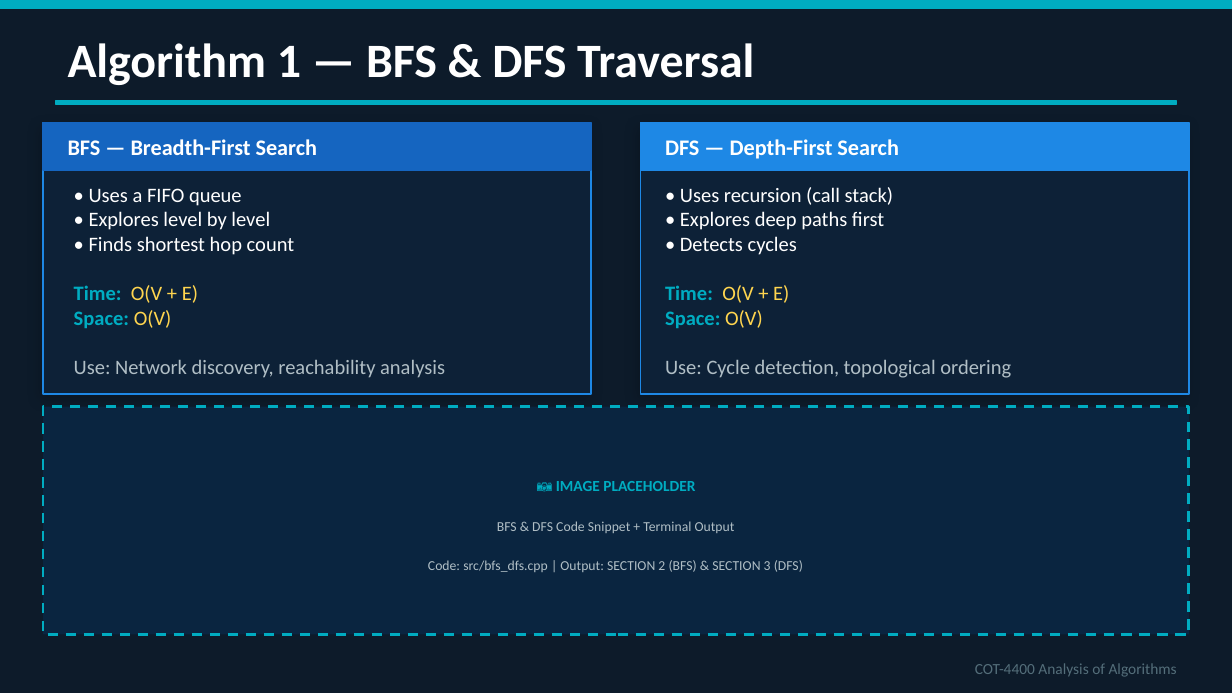
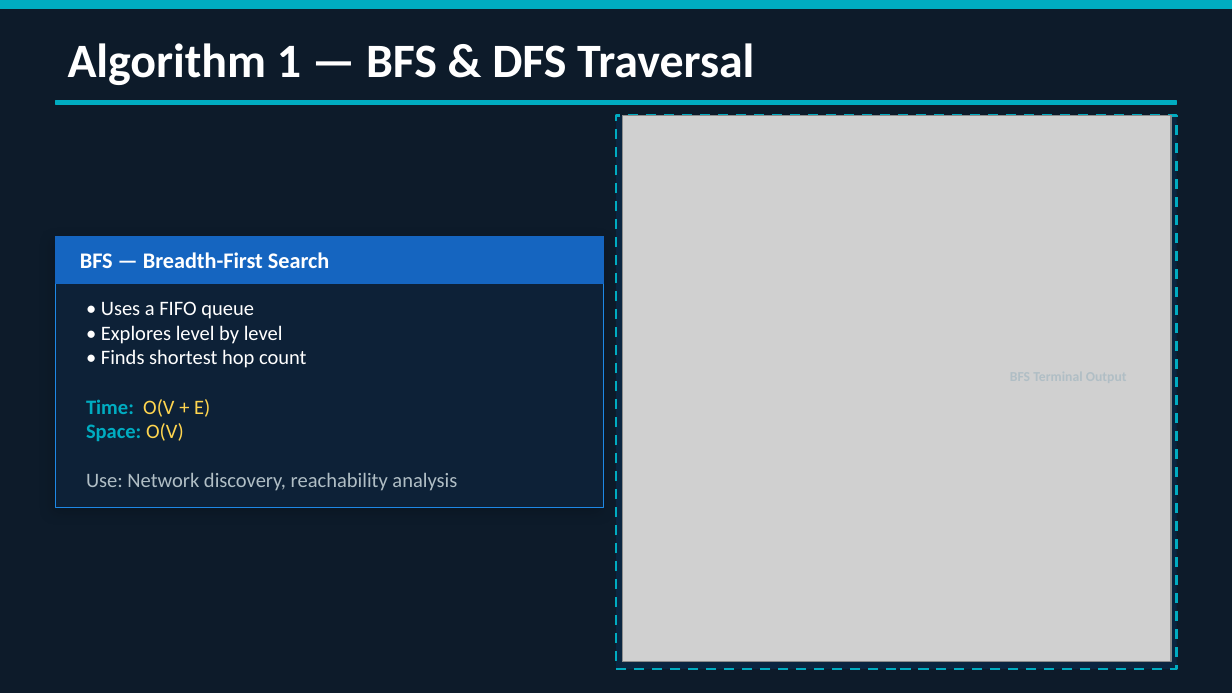
Before and after one commit to ZYXERO/COT4400-Router-Network-Optimization, a slide deck: slide 7 of docs/slides/COT4400_Presentation.pptx (slide 5 before the commit). Drawn at 1232x693 pixels with LibreOffice and Linux fonts; fonts in the diff are those of the drawing; grey boxes stand for pictures. Boxes give left, top, right and bottom in pixels: in the first picture for what was removed or moved away, otherwise in the second. Text is boxed around its words. In the diff, an @@ line names an element or a change of style, - is before the commit and + after.

```diff
--- a/docs/slides/COT4400_Presentation.pptx
+++ b/docs/slides/COT4400_Presentation.pptx
@@ rectangle: place and size @@
-rectangle at [43,407,1189,634]
+rectangle at [616,116,1177,669]
@@ picture added at [622,116,1170,662] @@
@@ rectangle removed at [641,123,1189,394] @@
@@ rectangle removed at [641,123,1189,170] @@
@@ text removed at [665,139,898,159] @@
-DFS — Depth-First Search
@@ text removed at [665,187,1011,378] @@
-• Uses recursion (call stack)
-• Explores deep paths first
-• Detects cycles
-Time: O(V + E)
-Space: O(V)
-Use: Cycle detection, topological ordering
@@ 2 rectangles, 1 text: place and size @@
-2 rectangles, 1 text at [43,123,591,394]
+2 rectangles, 1 text at [55,237,604,508]
@@ text "BFS — Breadth-First Search": place and size @@
-text "BFS — Breadth-First Search" at [68,139,317,155]
+text "BFS — Breadth-First Search" at [80,252,329,268]
@@ text removed at [556,481,695,491] @@
-📷 IMAGE PLACEHOLDER
@@ text removed at [497,521,735,533] @@
-BFS & DFS Code Snippet + Terminal Output
@@ text removed at [428,560,803,572] @@
-Code: src/bfs_dfs.cpp | Output: SECTION 2 (BFS) & SECTION 3 (DFS)
@@ text removed at [975,663,1177,677] @@
-COT-4400 Analysis of Algorithms
```
Also in this commit, not shown: 10 other slides changed, 4 slides added, 2 other files.
